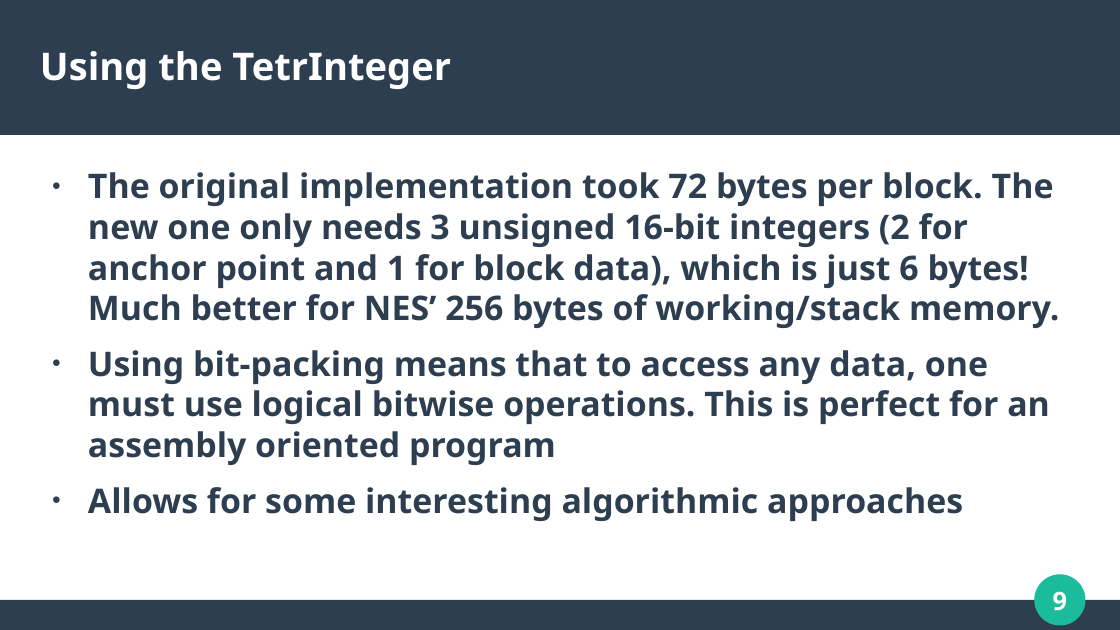
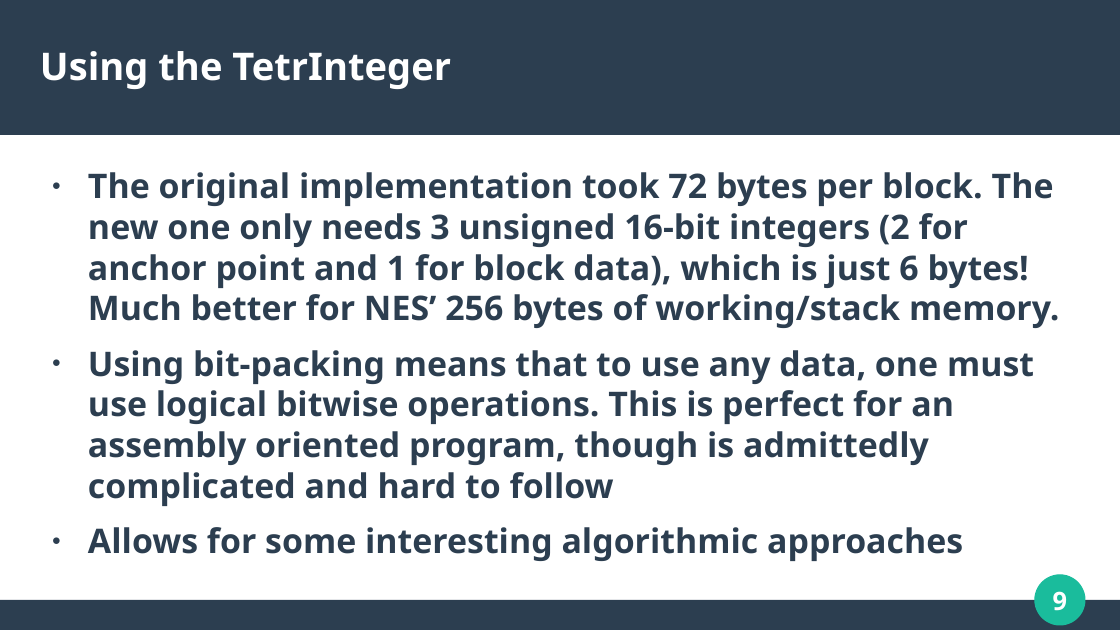
Before and after one commit to MKP157/mattris-asm, a slide deck: slide 9 of pres/cs2253pres.odp. Drawn at 1120x630 pixels with LibreOffice and Linux fonts; fonts in the diff are those of the drawing. Boxes give left, top, right and bottom in pixels: in the first picture for what was removed or moved away, otherwise in the second. Text is boxed around its words. In the diff, an @@ line names an element or a change of style, - is before the commit and + after.

```diff
--- a/pres/cs2253pres.odp
+++ b/pres/cs2253pres.odp
@@ text at [88,350,1034,506]: text changed @@
-● Using bit-packing means that to access any data, one must use logical bitwise operations. This is perfect for an assembly oriented program
+● Using bit-packing means that to use any data, one must use logical bitwise operations. This is perfect for an assembly oriented program, though is admittedly complicated and hard to follow
```
Also in this commit, not shown: 3 other slides changed, 2 slides added, 1 slide removed, 4 other files.
